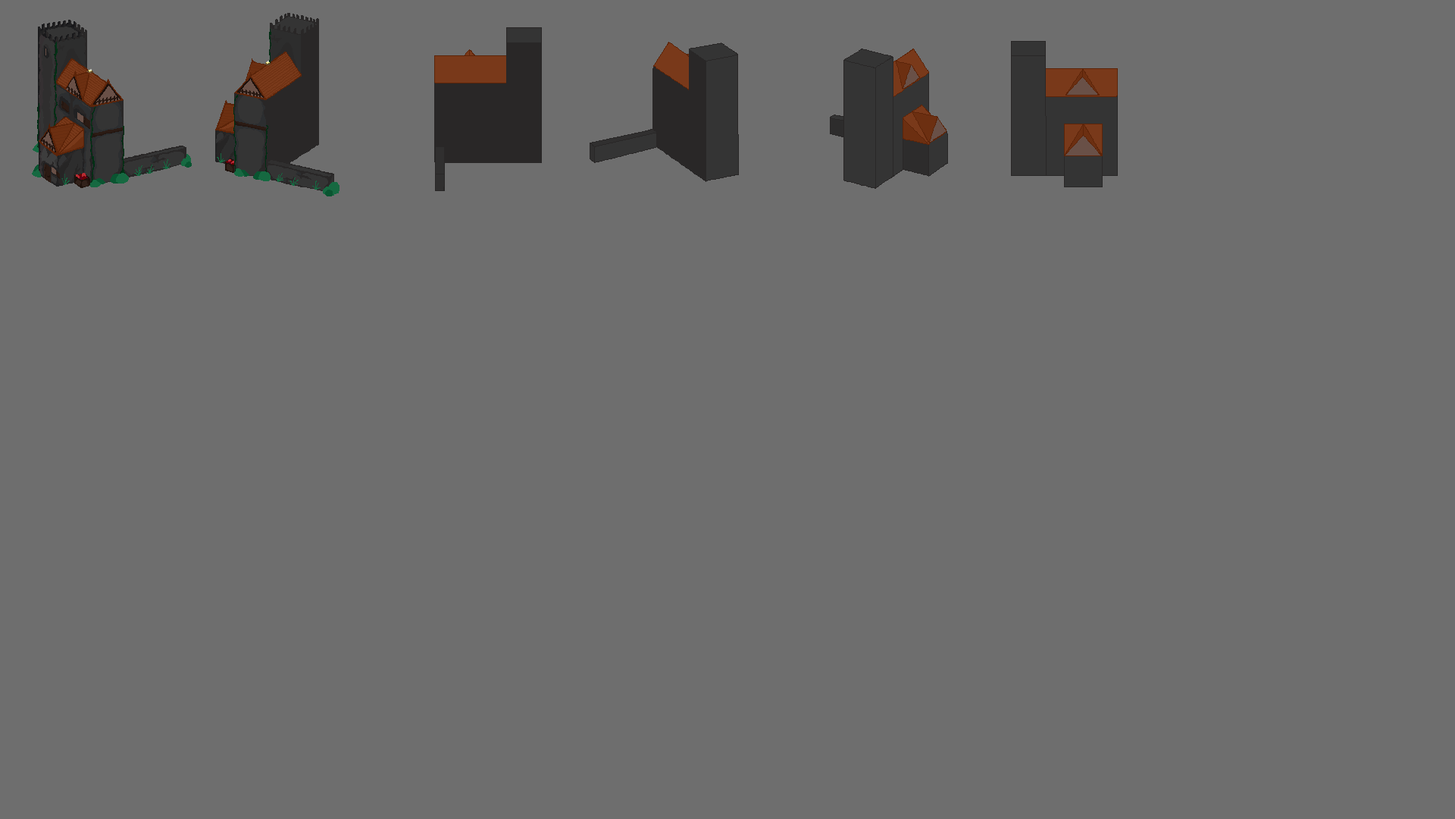
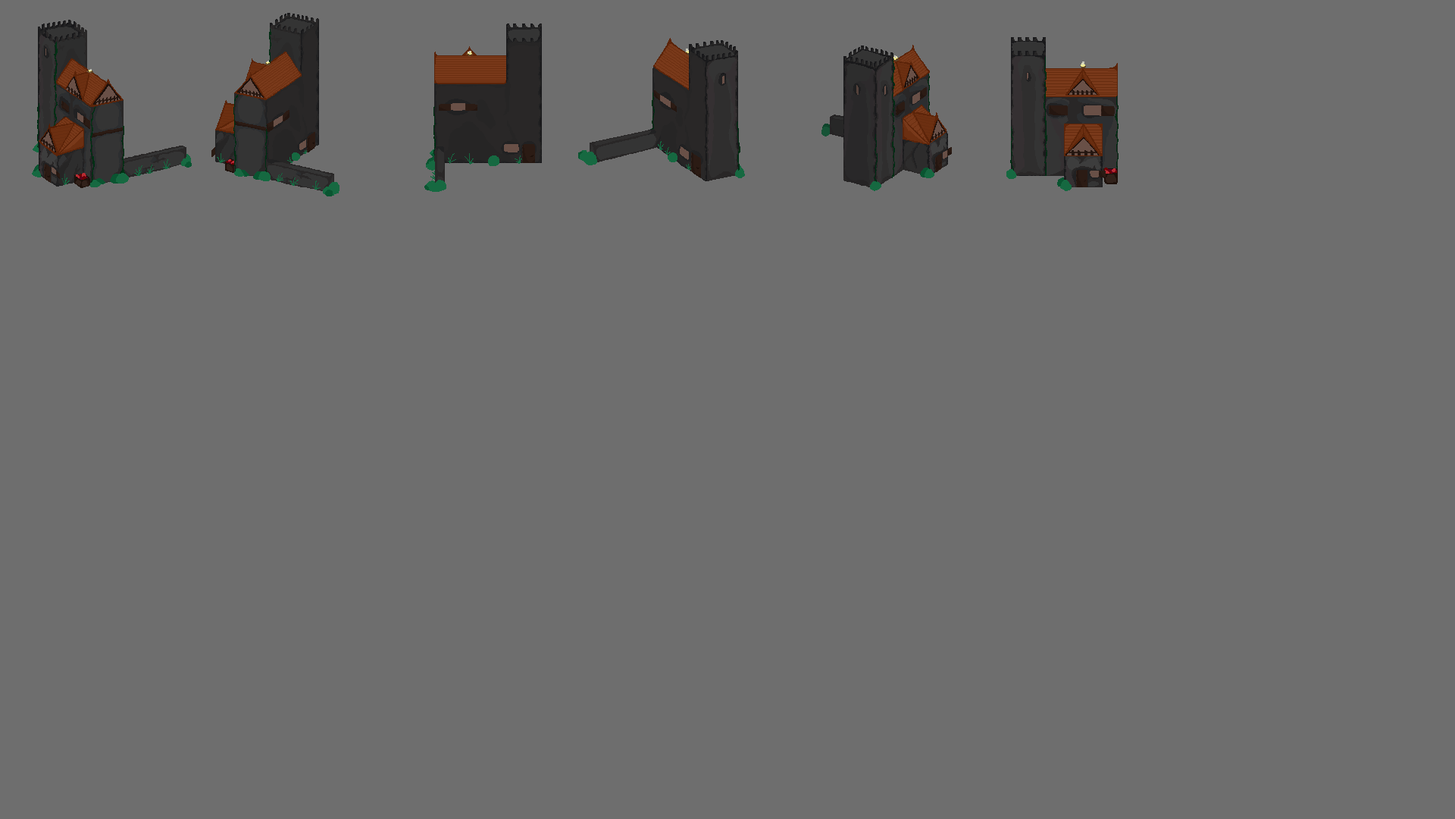
Before/after of a 1455px x 819px layered artwork. What changed in the layer stack:
painted on "f6" over (211, 12, 1119, 192)
painted on "f5" over (821, 44, 953, 192)
painted on "f4" over (211, 12, 1119, 192)
painted on "f3" over (211, 12, 1119, 192)
painted on "f2" over (211, 12, 631, 192)
